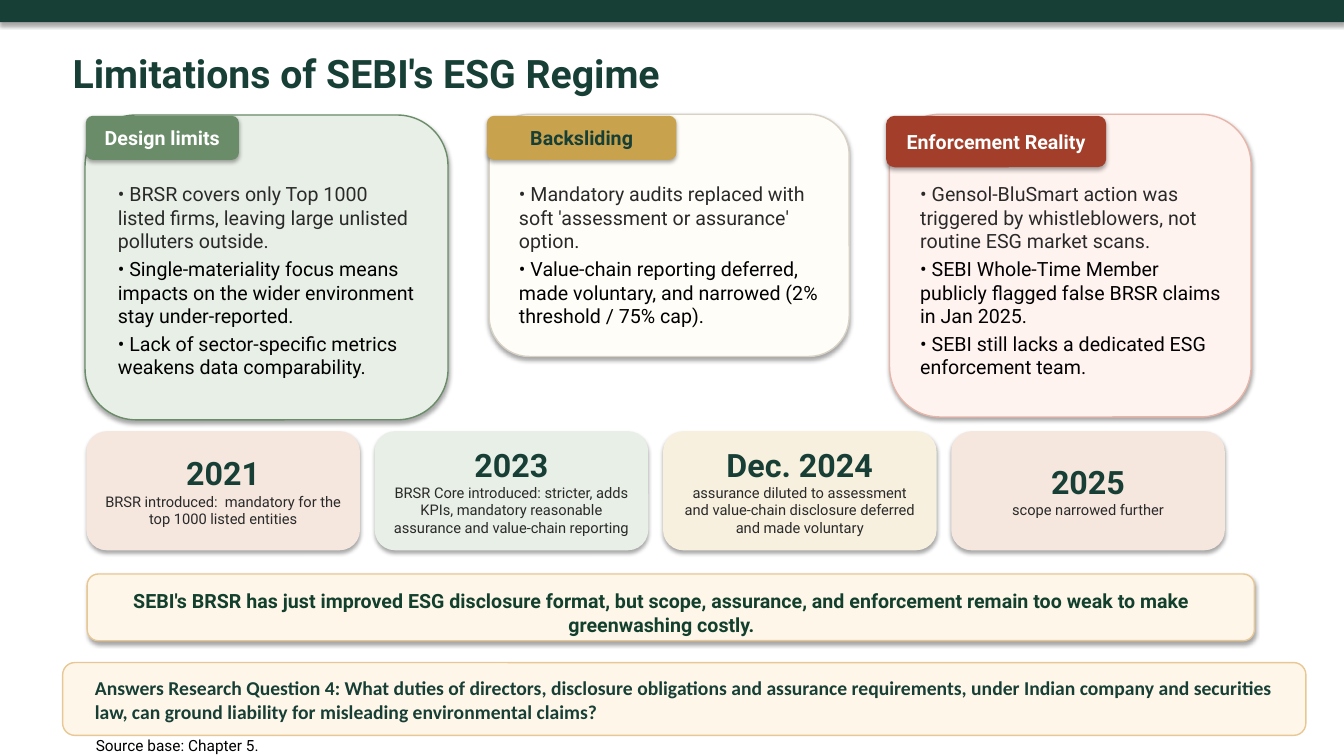
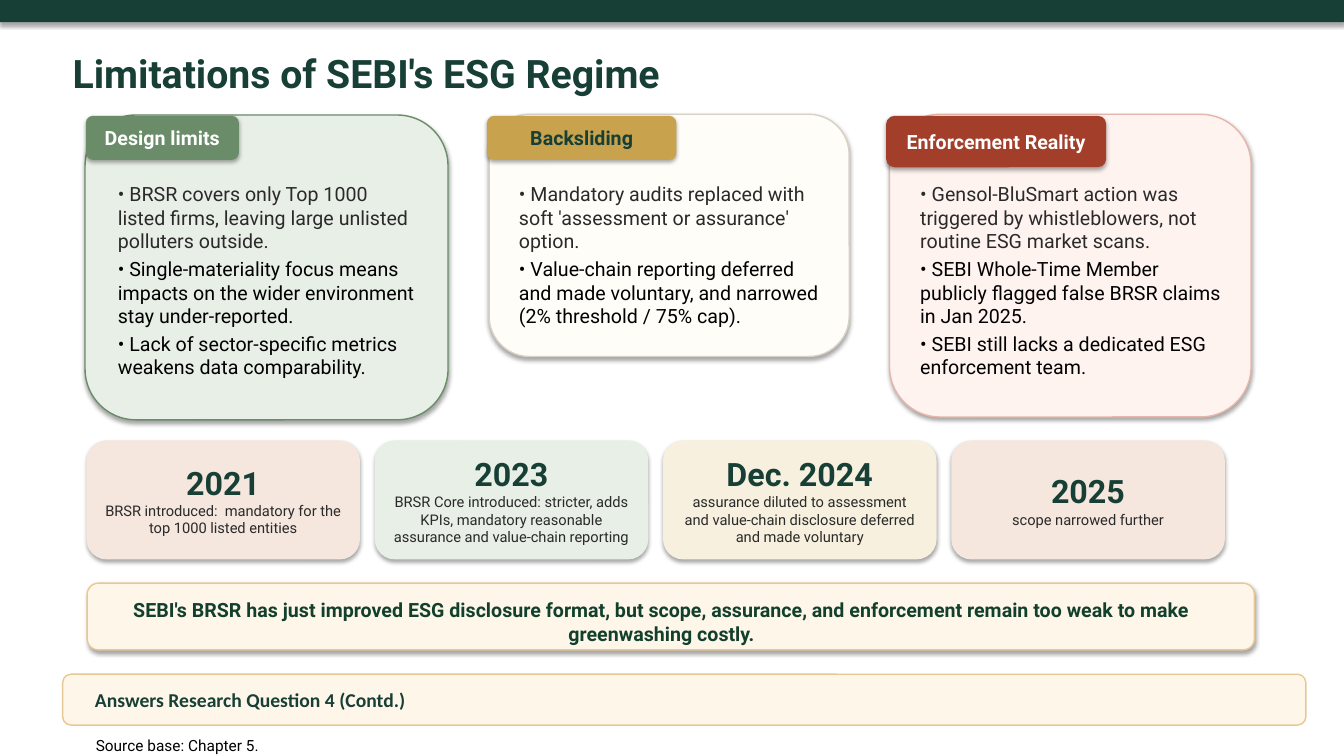
Before and after one commit to atul516/Final-VIva, a slide deck: slide 14 of Thesis Defence Presentation Final.pptx. Drawn at 1344x756 pixels with LibreOffice and Linux fonts; fonts in the diff are those of the drawing. Boxes give left, top, right and bottom in pixels: in the first picture for what was removed or moved away, otherwise in the second. Text is boxed around its words. In the diff, an @@ line names an element or a change of style, - is before the commit and + after.

```diff
--- a/Thesis Defence Presentation Final.pptx
+++ b/Thesis Defence Presentation Final.pptx
@@ text at (x1=519, y1=261, x2=818, y2=328): text changed @@
-• Value-chain reporting deferred, made voluntary, and narrowed (2% threshold / 75% cap).
+• Value-chain reporting deferred and made voluntary, and narrowed (2% threshold / 75% cap).
@@ 5 rounded rectangles, 1 text moved together from (x1=87, y1=433, x2=1254, y2=640) to (x1=87, y1=442, x2=1254, y2=650) @@
@@ rounded rectangle resized from (x1=63, y1=662, x2=1306, y2=735) to (x1=63, y1=675, x2=1306, y2=726) @@
@@ text at (x1=95, y1=692, x2=405, y2=710): text changed @@
-Answers Research Question 4: What duties of directors, disclosure obligations and assurance requirements, under Indian company and securities law, can ground liability for misleading environmental claims?
+Answers Research Question 4 (Contd.)
```
Also in this commit, not shown: 5 other slides changed, 1 slide added, 2 slides removed.
